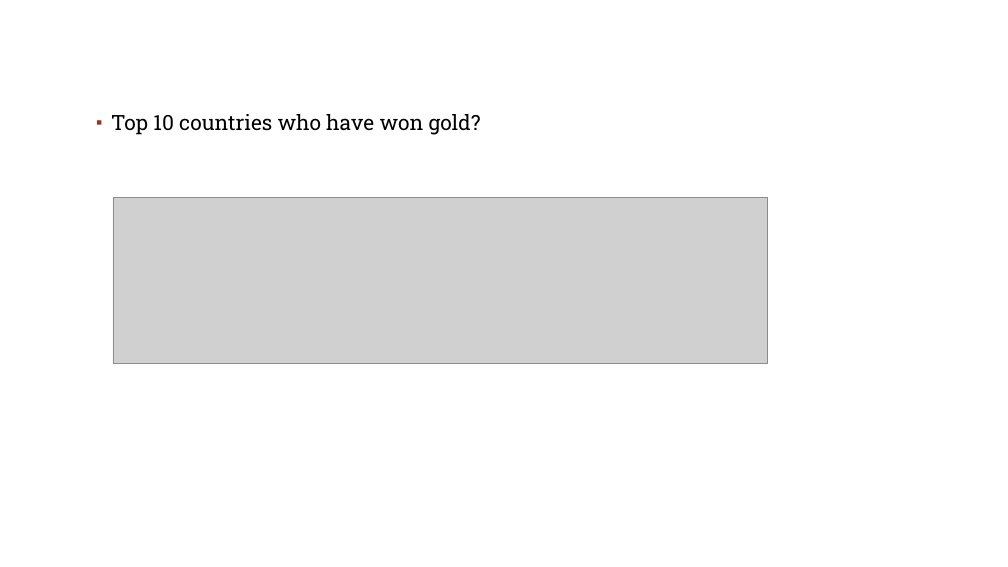
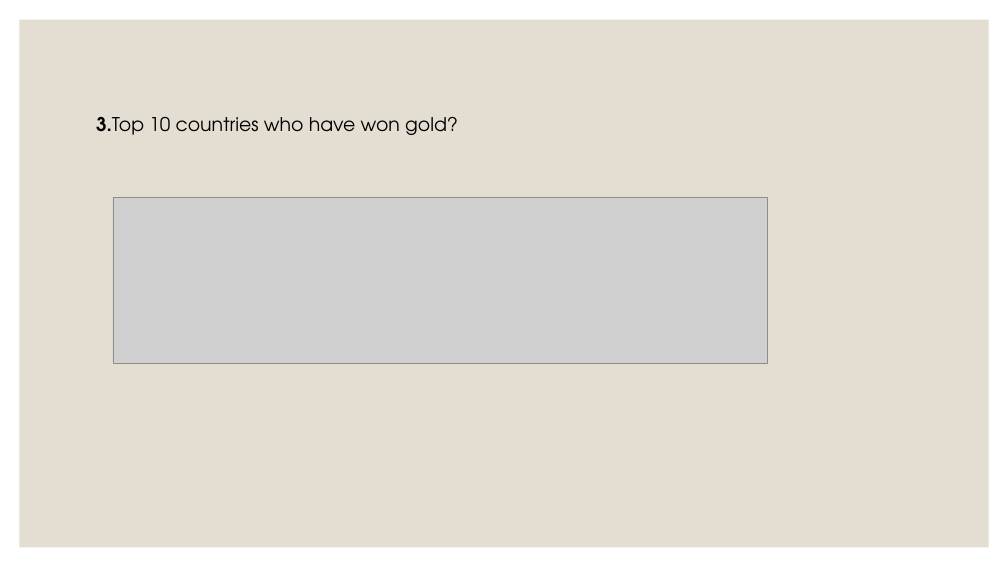
Before and after one commit to ChilukaRaveena/scala, a slide deck: slide 16 of SOWMYA.YALAVARTHI MINIPROJECT.pptx (slide 18 before the commit). Drawn at 1008x567 pixels with LibreOffice and Linux fonts; fonts in the diff are those of the drawing; grey boxes stand for pictures; background and template pictures are left out. Boxes give left, top, right and bottom in pixels: in the first picture for what was removed or moved away, otherwise in the second. Text is boxed around its words. In the diff, an @@ line names an element or a change of style, - is before the commit and + after.

```diff
--- a/SOWMYA.YALAVARTHI MINIPROJECT.pptx
+++ b/SOWMYA.YALAVARTHI MINIPROJECT.pptx
@@ rectangle added at (20,20,989,547), fill #E3DED1 @@
@@ text at (96,117,458,135): text changed; size 20 to 18 pt; font Roboto Slab to TeX Gyre Adventor @@
-▪ Top 10 countries who have won gold?
+3.Top 10 countries who have won gold?
@@ ellipse removed at (945,517,979,551) @@
```
Also in this commit, not shown: 19 other slides changed, 2 slides added, 3 slides removed.
